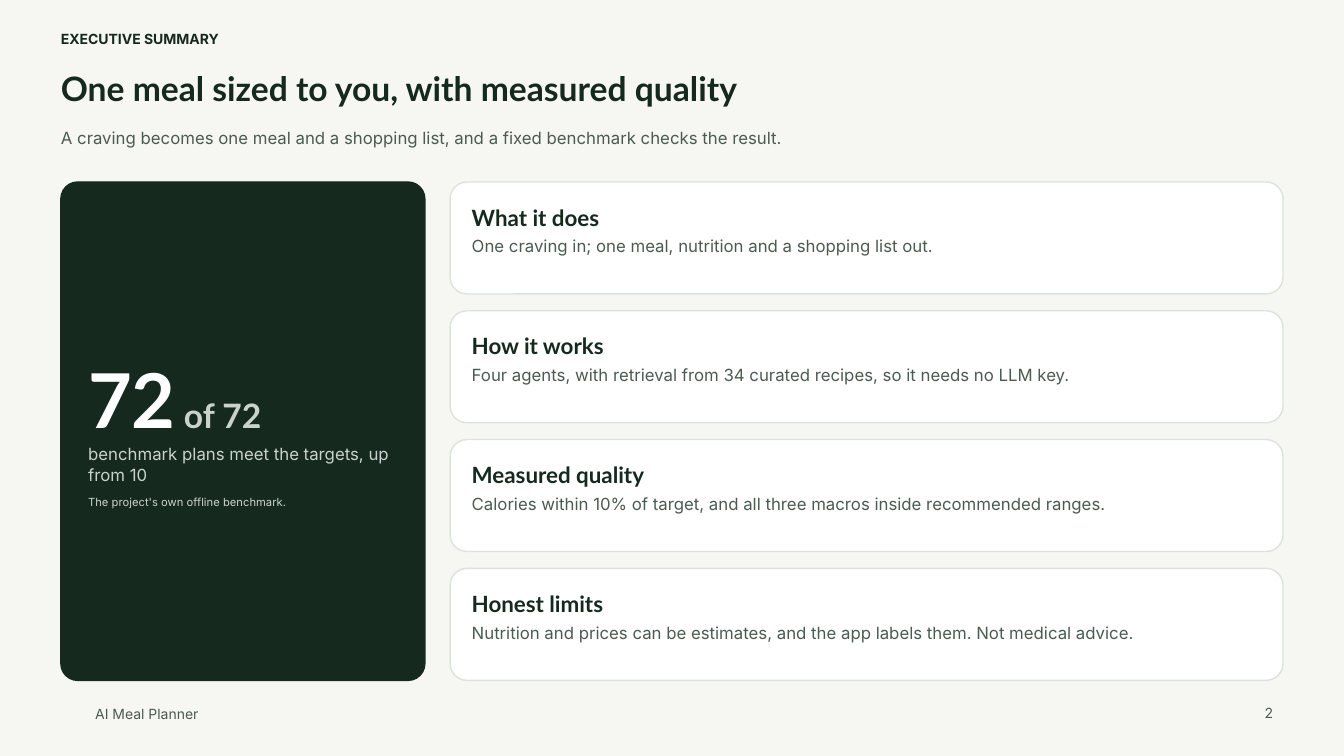
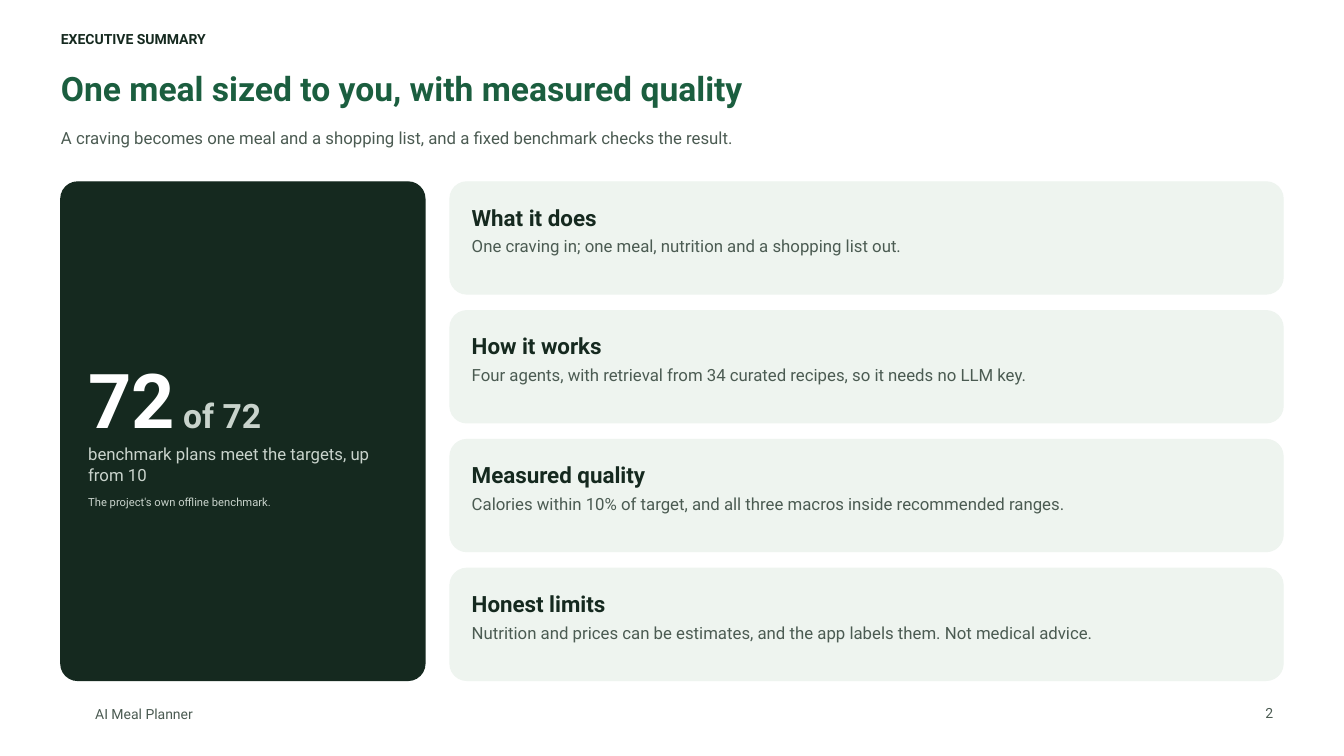
Before and after one commit to tuannm3812/ai-meal-planner, a slide deck: slide 2 of docs/showcase/ai-meal-planner-deck.pptx. Drawn at 1344x756 pixels with LibreOffice and Linux fonts; fonts in the diff are those of the drawing; background and template pictures are left out. Boxes give left, top, right and bottom in pixels: in the first picture for what was removed or moved away, otherwise in the second. Text is boxed around its words. In the diff, an @@ line names an element or a change of style, - is before the commit and + after.

```diff
--- a/docs/showcase/ai-meal-planner-deck.pptx
+++ b/docs/showcase/ai-meal-planner-deck.pptx
@@ background #F6F7F2 to #FFFFFF @@
@@ title "One meal sized to you, ..." at (x1=61, y1=75, x2=743, y2=108): font Lato to Roboto, text colour #15291F to #1B5E3F @@
@@ rounded rectangle "72 of 72" at (x1=60, y1=182, x2=424, y2=681): font Lato to Roboto in "72 of 72"; font Inter to Roboto @@
@@ rounded rectangle "What it does" at (x1=451, y1=182, x2=1284, y2=294): font Lato to Roboto in "What it does"; font Inter to Roboto in "One craving in; one meal, nutrition and ..."; fill #FFFFFF to #EEF4EF; outline #DDE3DA 1 pt to #EEF4EF 1 pt @@
@@ rounded rectangle "How it works" at (x1=451, y1=311, x2=1284, y2=422): font Lato to Roboto in "How it works"; font Inter to Roboto in "Four agents, with retrieval from 34 curated ..."; fill #FFFFFF to #EEF4EF; outline #DDE3DA 1 pt to #EEF4EF 1 pt @@
@@ rounded rectangle "Measured quality" at (x1=451, y1=440, x2=1284, y2=552): font Lato to Roboto in "Measured quality"; font Inter to Roboto in "Calories within 10% of target, and all ..."; fill #FFFFFF to #EEF4EF; outline #DDE3DA 1 pt to #EEF4EF 1 pt @@
@@ rounded rectangle "Honest limits" at (x1=451, y1=569, x2=1284, y2=681): font Lato to Roboto in "Honest limits"; font Inter to Roboto in "Nutrition and prices can be estimates, and ..."; fill #FFFFFF to #EEF4EF; outline #DDE3DA 1 pt to #EEF4EF 1 pt @@
@@ font Inter to Roboto in 3 elements at (x1=61, y1=34, x2=206, y2=44), (x1=61, y1=131, x2=732, y2=148), (x1=95, y1=708, x2=193, y2=719) @@
```
Also in this commit, not shown: 12 other slides changed, 1 slide added, 1 slide removed, 9 other files.
